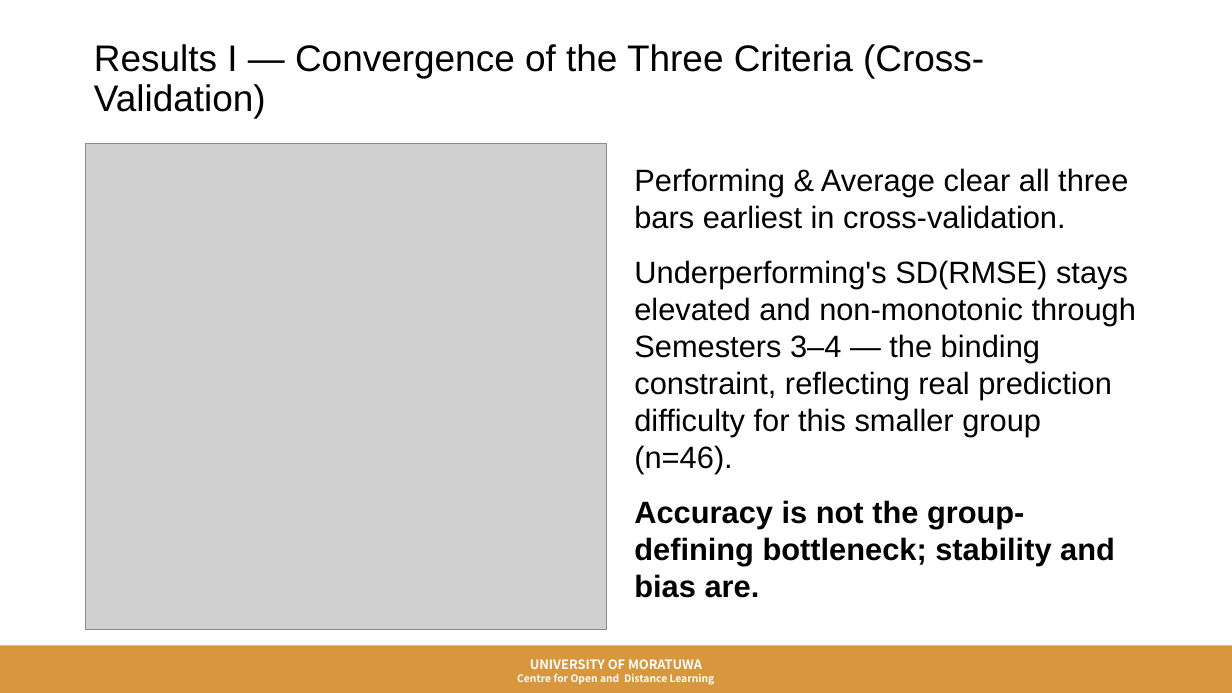
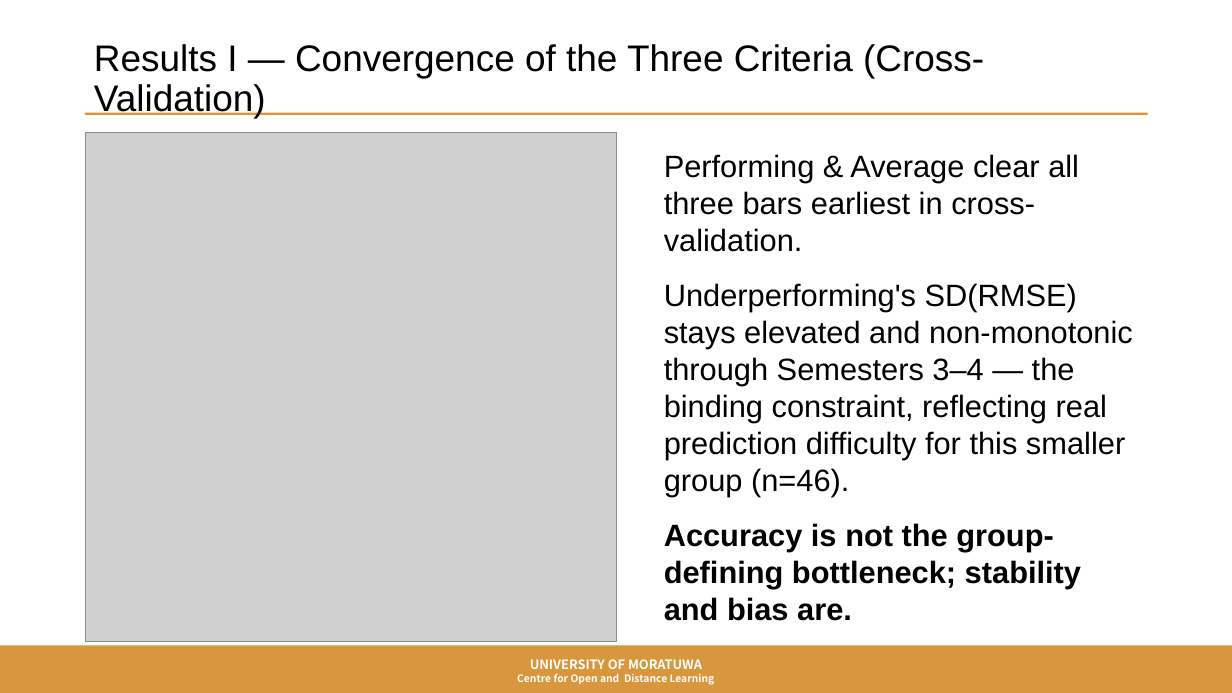
Before and after one commit to SayuriWitharana/GPA_Prediction_Framework, a slide deck: slide 8 of ICODE26_GPA_Presentation.pptx. Drawn at 1232x693 pixels with LibreOffice and Linux fonts; fonts in the diff are those of the drawing; grey boxes stand for pictures; background and template pictures are left out. Boxes give left, top, right and bottom in pixels: in the first picture for what was removed or moved away, otherwise in the second. Text is boxed around its words. In the diff, an @@ line names an element or a change of style, - is before the commit and + after.

```diff
--- a/ICODE26_GPA_Presentation.pptx
+++ b/ICODE26_GPA_Presentation.pptx
@@ title "Results I — Convergence of ..." at <box>94,44,984,118</box>: text colour #000000 to none @@
@@ rectangle added at <box>85,113,1148,116</box>, fill #D8963D @@
@@ picture: place and size @@
-picture at <box>85,143,607,629</box>
+picture at <box>85,132,616,642</box>
@@ text "Performing & Average clear all ..." at <box>664,154,1133,588</box>: text colour #000000 to none @@
@@ text "Performing & Average clear all ...": place and size @@
-text "Performing & Average clear all ..." at <box>634,168,1136,598</box>
+text "Performing & Average clear all ..." at <box>664,154,1133,588</box>
```
Also in this commit, not shown: 11 other slides changed, 3 other files.
